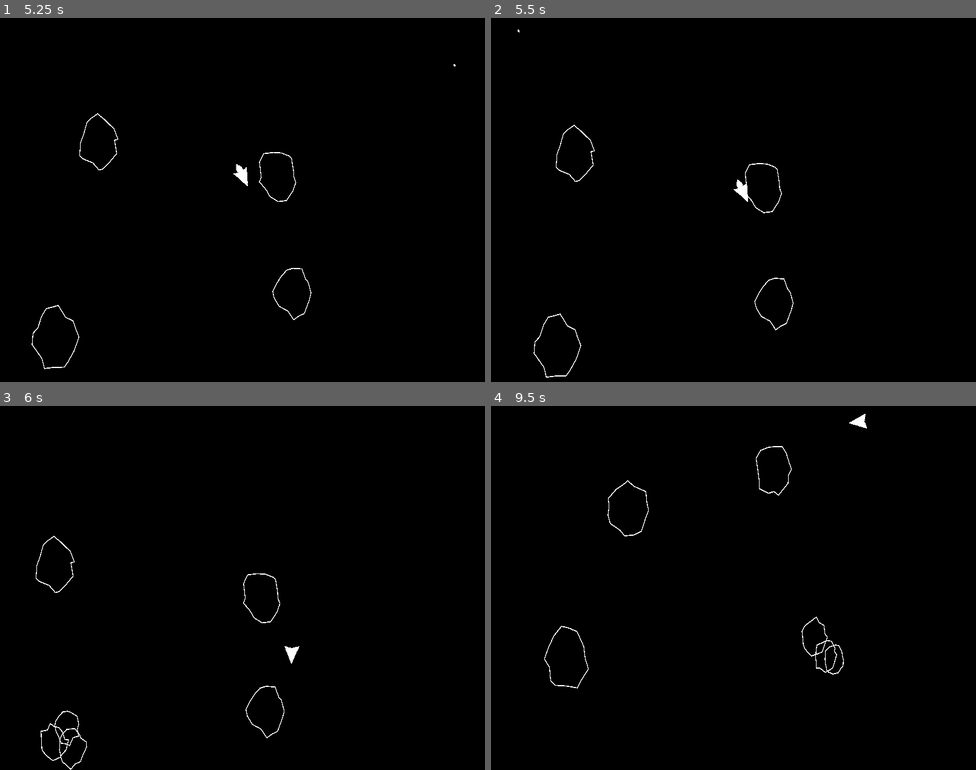
Above: before the commit, frames 1-4 (two rows, left to right).
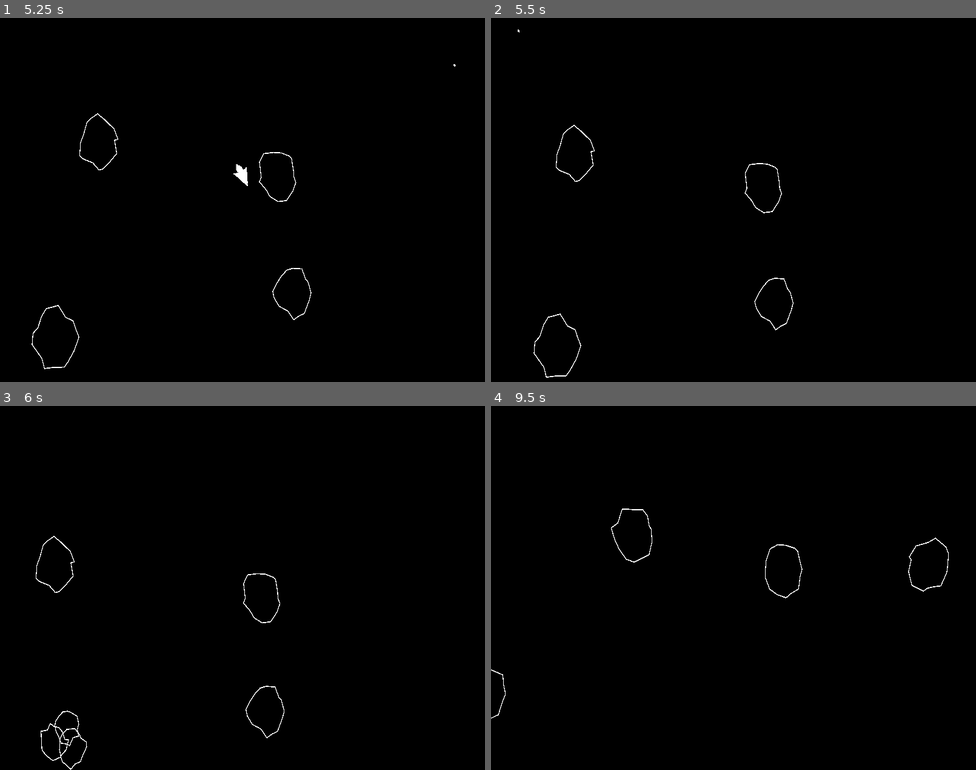
Above: after the commit, the same moments.

Repository: Moonshoes77/Asteroids
Game: Godot game, scene res://scenes/main.tscn
Two runs of this game, one before a commit and one after it. Both use one fixed random seed, a clock stepped at 60 frames per second and the inputs below.
Inputs:
- Up to frame 1 (5.25 s): tap Enter at 0.5 s; hold W (accelerate) 0.53-2.03 s; tap F (Free) at 0.6, 2.85, 5.1 s; tap I (Info) at 1.35, 3.6 s; hold A (rotate_left) 2.03-4.28 s; tap Space (shoot) at 2.1, 4.35 s; hold D (rotate_right) 4.28-5.03 s; hold W (accelerate) from 5.03 s (still down)
- Up to frame 2 (5.5 s): keep holding W (accelerate)
- Up to frame 3 (6 s): release W (accelerate) at 5.78 s; hold D (rotate_right) from 5.78 s (still down); tap I (Info) at 5.85 s
- Up to frame 4 (9.5 s): tap one key every 0.75 s from 6.6 s: Space (shoot) F (Free) I (Info) Space (shoot); release D (rotate_right) at 8.03 s; hold A (rotate_left) from 8.03 s (still down)

Frame 1 is identical in both runs. In frame 2, less than 0.1% of the frame differs, in the area x 50-53%, y 44-51%; in frame 3, less than 0.1%; in frame 4, 0.7%, in the area x 0-95%, y 2-86%.

Commit message:
removed deprecated debug functions

Diff:
--- a/scripts/player.gd
+++ b/scripts/player.gd
@@ -91,21 +91,11 @@
 	position.y = Main.screen_size.y / 2.0
 	$ship/flame.visible = false
 
+func die():
+	print("You dead")
+	player_death.emit()
+	queue_free()
 
-func print_player_info():
-	#Debugger.text = "accel: " + str(accel) + "/n velocity: " + str(velocity)
-	#print("accel: ", accel)
-	#print("velocity: ", velocity)
-	#print("rotation: ", rotation)
-	#print("Gun rotation: ", $gun.rotation)
-	#print(Debugger.text)
-	pass
-
-func die():
-	#print("You dead")
-	#player_death.emit()
-	#queue_free()
-	pass
 
 func _process(_delta):
 	if Input.is_action_just_pressed("shoot"):
@@ -115,4 +105,3 @@
 func _physics_process(_delta: float) -> void:
 	screen_wrap()
 	move_and_slide()
-	print_player_info()
